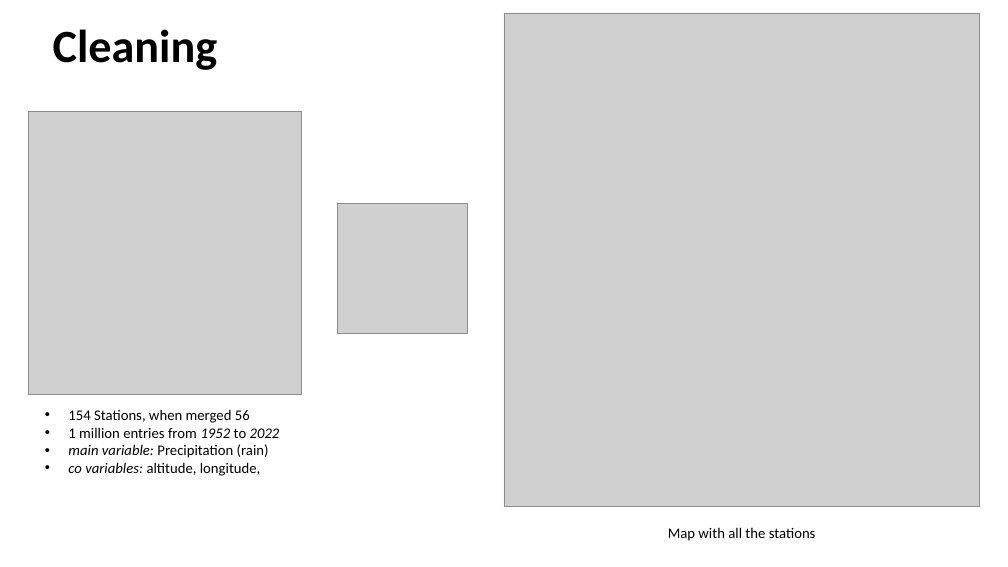
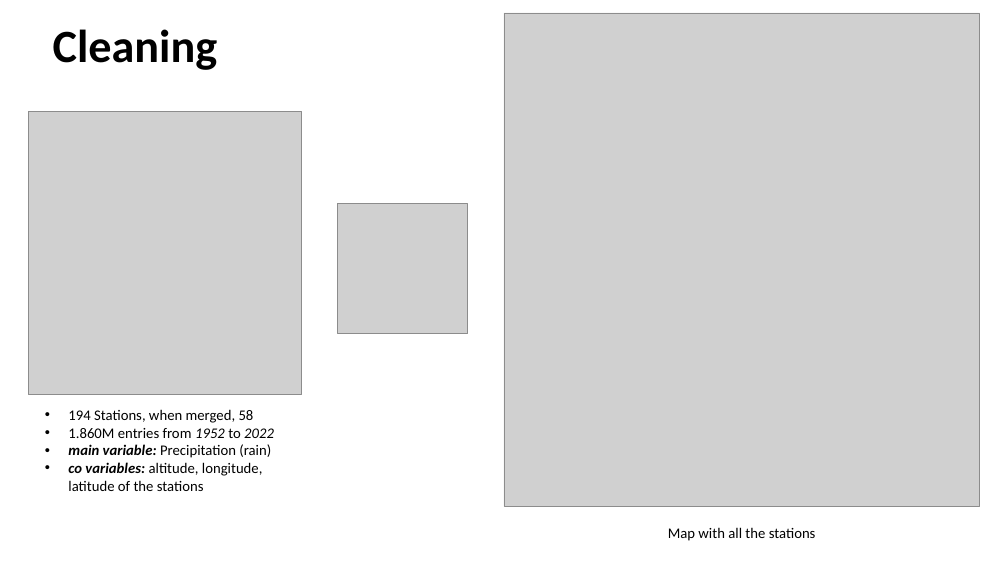
Before and after one commit to da-n-ta/Projet_tuto, a slide deck: slide 1 of clean data.pptx. Drawn at 1008x567 pixels with LibreOffice and Linux fonts; fonts in the diff are those of the drawing; grey boxes stand for pictures. Boxes give left, top, right and bottom in pixels: in the first picture for what was removed or moved away, otherwise in the second. Text is boxed around its words. In the diff, an @@ line names an element or a change of style, - is before the commit and + after.

```diff
--- a/clean data.pptx
+++ b/clean data.pptx
@@ text at (68, 409, 274, 438): text changed @@
-• 154 Stations, when merged 56
-• 1 million entries from 1952 to 2022
+• 194 Stations, when merged, 58
+• 1.860M entries from 1952 to 2022
@@ text at (68, 444, 271, 458): bold on in "main variable:" @@
@@ text at (68, 462, 263, 491): text changed @@
-• co variables: altitude, longitude,
+• co variables: altitude, longitude, latitude of the stations
```
Also in this commit, not shown: 3 other files.
